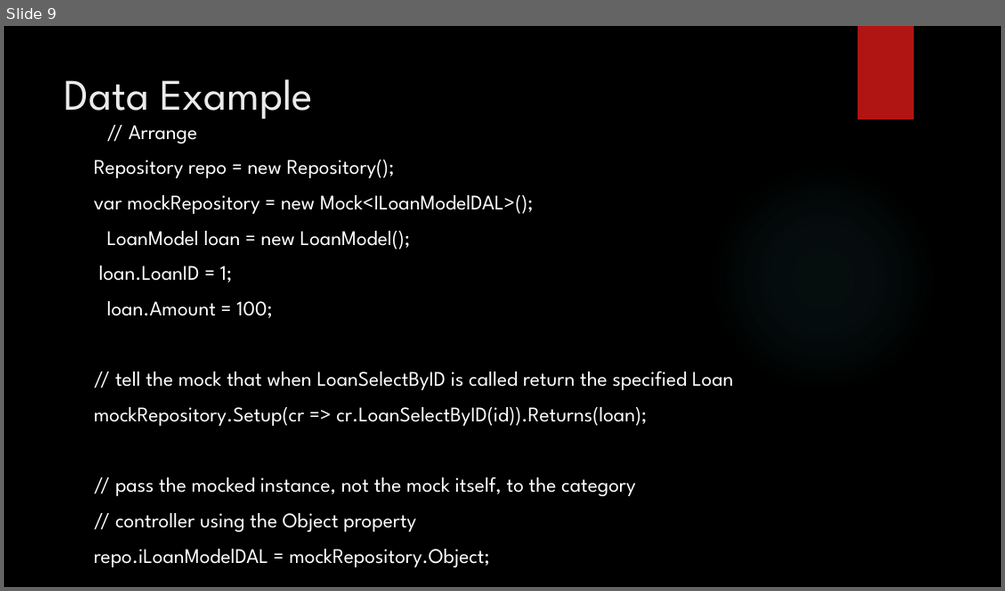
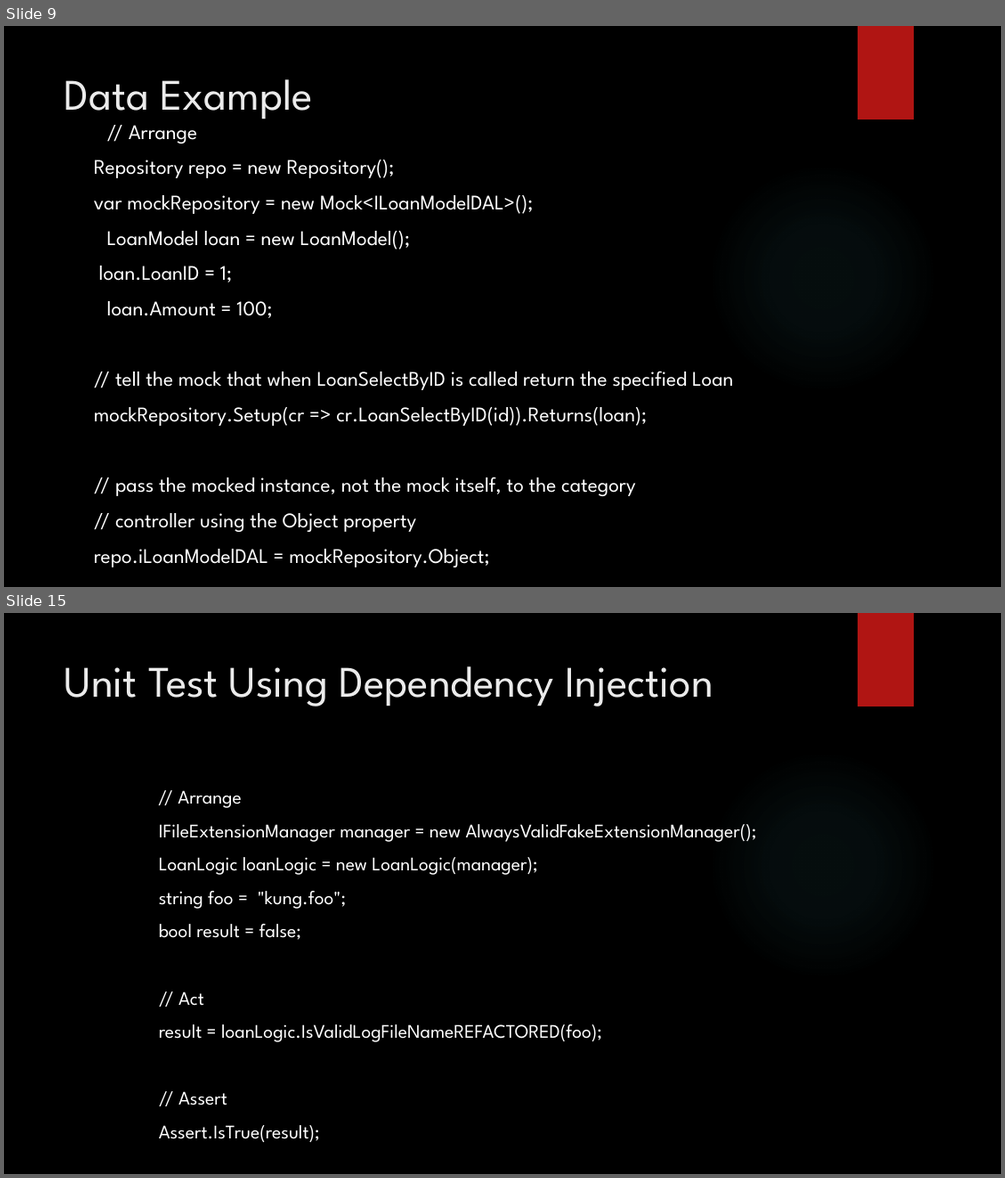
Before and after one commit to aeroradish/dotnet.unittestpresentation, a slide deck: UnitTestPresentation.pptx. Shown one above the other, each under a label of ours: slide 9 before the commit, slides 9 and 15 after it; the slides between them are not shown. The pictures are 1005x591 and 1005x1178 pixels, drawn with LibreOffice and Linux fonts; fonts in the diff are those of the drawing; background and template pictures are left out. Boxes give left, top, right and bottom in pixels: in the first picture for what was removed or moved away, otherwise in the second. Text is boxed around its words. In the diff, an @@ line names an element or a change of style, - is before the commit and + after.

```diff
--- a/UnitTestPresentation.pptx
+++ b/UnitTestPresentation.pptx
@@ slide 15 added at (x1=4, y1=613, x2=1001, y2=1174), background picture (left out); not listed: 2 template elements that a slide beside it also shows @@
@@ title added at (x1=65, y1=666, x2=713, y2=706), 42 pt, text #EBEBEB @@
+Unit Test Using Dependency Injection
@@ text added at (x1=159, y1=790, x2=757, y2=1143), 18.5 pt, text #FFFFFF @@
+// Arrange
+IFileExtensionManager manager = new AlwaysValidFakeExtensionManager();
+LoanLogic loanLogic = new LoanLogic(manager);
+string foo = "kung.foo";
+bool result = false;
+// Act
+result = loanLogic.IsValidLogFileNameREFACTORED(foo);
+// Assert
+Assert.IsTrue(result);
```
Also in this commit, not shown: 3 slides changed, 6 other slides added, 1 other file.
